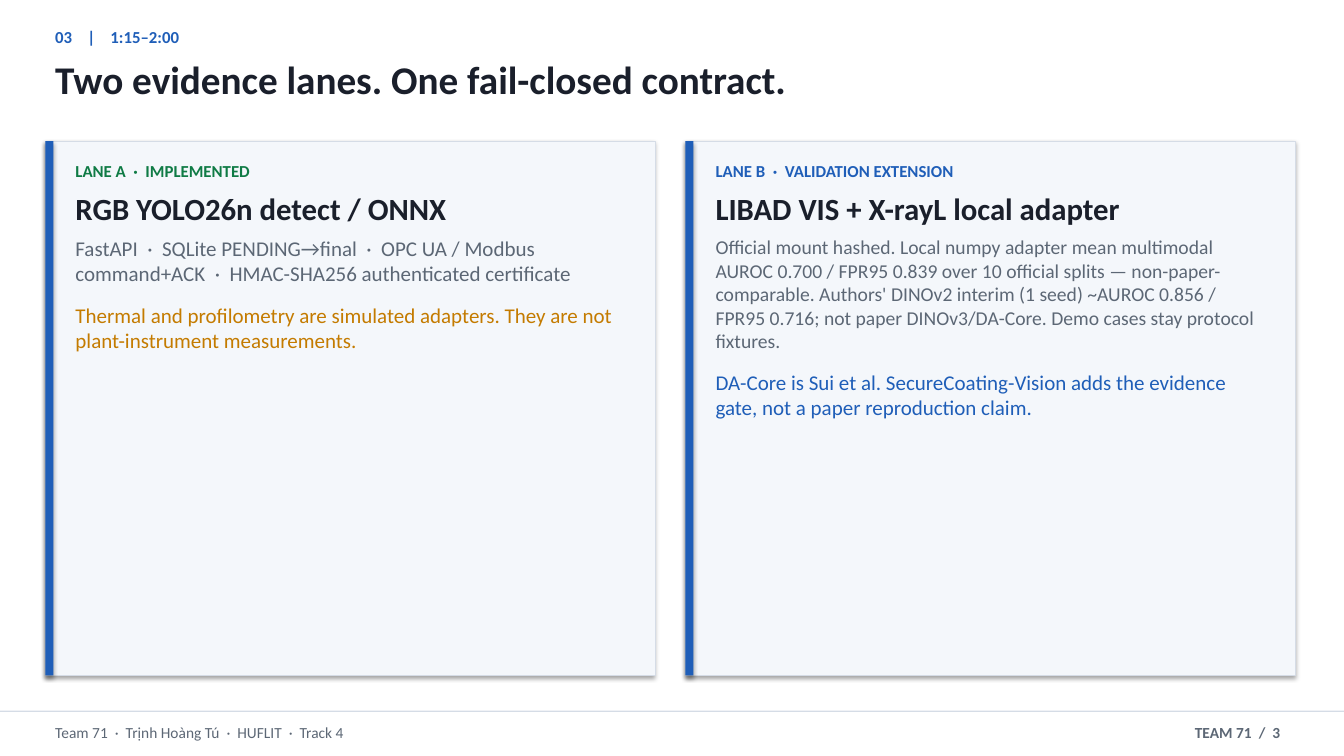
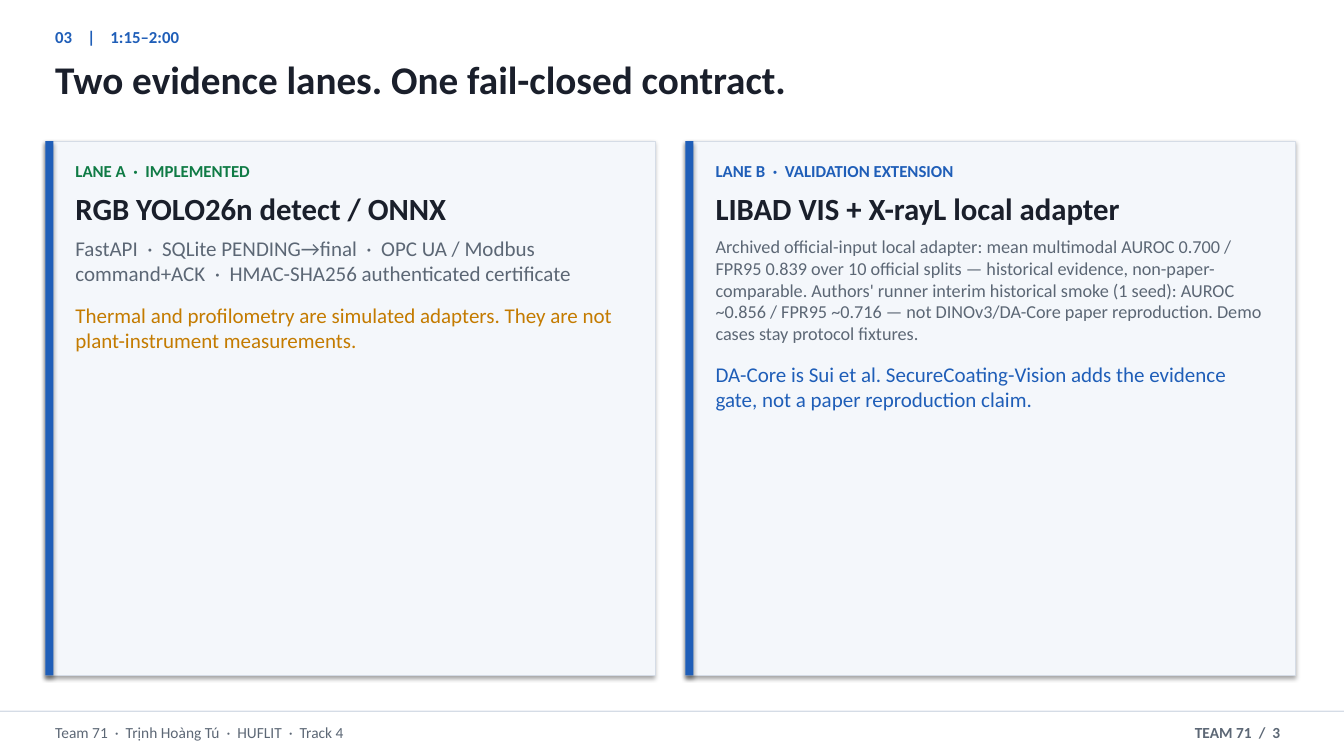
Before and after one commit to thtcsec/securecoating-vision, a slide deck: slide 3 of SecureCoating-Vision_Final_Defense_6min.pptx. Drawn at 1344x756 pixels with LibreOffice and Linux fonts; fonts in the diff are those of the drawing. Boxes give left, top, right and bottom in pixels: in the first picture for what was removed or moved away, otherwise in the second. Text is boxed around its words. In the diff, an @@ line names an element or a change of style, - is before the commit and + after.

```diff
--- a/SecureCoating-Vision_Final_Defense_6min.pptx
+++ b/SecureCoating-Vision_Final_Defense_6min.pptx
@@ text at box(716, 240, 1261, 343): text changed; size 14 to 13 pt @@
-Official mount hashed. Local numpy adapter mean multimodal AUROC 0.700 / FPR95 0.839 over 10 official splits — non-paper-comparable. Authors' DINOv2 interim (1 seed) ~AUROC 0.856 / FPR95 0.716; not paper DINOv3/DA-Core. Demo cases stay protocol fixtures.
+Archived official-input local adapter: mean multimodal AUROC 0.700 / FPR95 0.839 over 10 official splits — historical evidence, non-paper-comparable. Authors' runner interim historical smoke (1 seed): AUROC ~0.856 / FPR95 ~0.716 — not DINOv3/DA-Core paper reproduction. Demo cases stay protocol fixtures.
```
Also in this commit, not shown: 24 other files.
